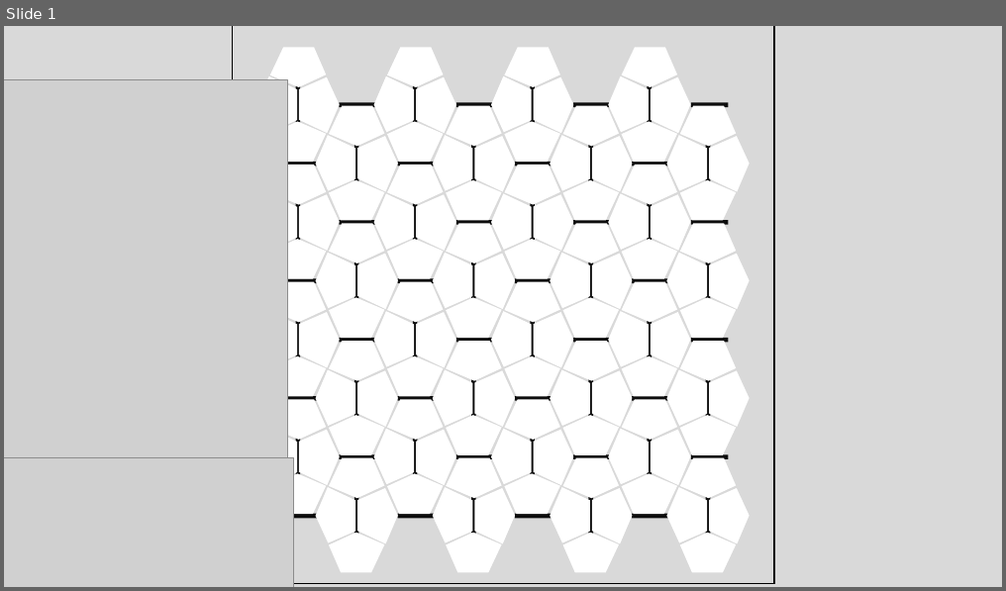
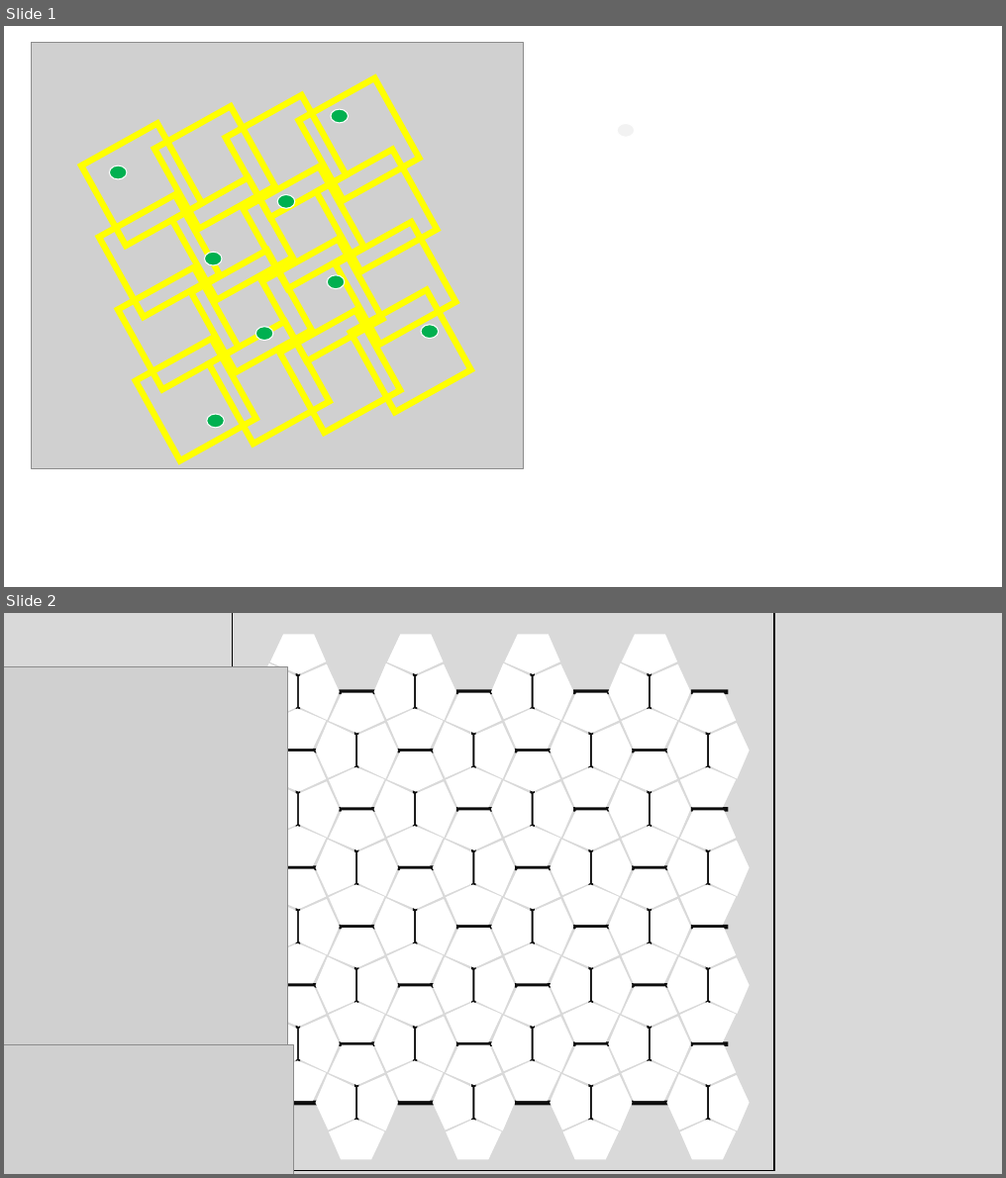
Before and after one commit to pedropsi/pedropsi.github.io, a slide deck: images/star-battle/templates/22-cairo-star-battle.pptx. Shown one above the other, each under a label of ours: slide 1 before the commit, slides 1 and 2 after it. The pictures are 1006x591 and 1006x1178 pixels, drawn with LibreOffice and Linux fonts; fonts in the diff are those of the drawing; grey boxes stand for pictures. Boxes give left, top, right and bottom in pixels: in the first picture for what was removed or moved away, otherwise in the second. Text is boxed around its words. In the diff, an @@ line names an element or a change of style, - is before the commit and + after.

```diff
--- a/images/star-battle/templates/22-cairo-star-battle.pptx
+++ b/images/star-battle/templates/22-cairo-star-battle.pptx
@@ slide 1 added at [4, 26, 1002, 587], background #FFFFFF @@
@@ picture added at [31, 43, 524, 470] @@
@@ ellipse added at [331, 109, 348, 123], fill #00B050, outline #FFFFFF 1 pt @@
@@ ellipse added at [617, 123, 635, 137], fill #F2F2F2, outline #FFFFFF 1 pt @@
@@ ellipse added at [110, 166, 127, 179], fill #00B050, outline #FFFFFF 1 pt @@
@@ ellipse added at [277, 194, 294, 208], fill #00B050, outline #FFFFFF 1 pt @@
@@ ellipse added at [205, 252, 222, 266], fill #00B050, outline #FFFFFF 1 pt @@
@@ ellipse added at [327, 275, 344, 288], fill #00B050, outline #FFFFFF 1 pt @@
@@ group added at [81, 78, 470, 461]: 16 rectangles @@
@@ ellipse added at [255, 327, 272, 341], fill #00B050, outline #FFFFFF 1 pt @@
@@ ellipse added at [421, 325, 439, 338], fill #00B050, outline #FFFFFF 1 pt @@
@@ ellipse added at [207, 414, 224, 428], fill #00B050, outline #FFFFFF 1 pt @@
@@ what was slide 1 is now slide 2 @@
```
Also in this commit, not shown: 1 slide removed.
